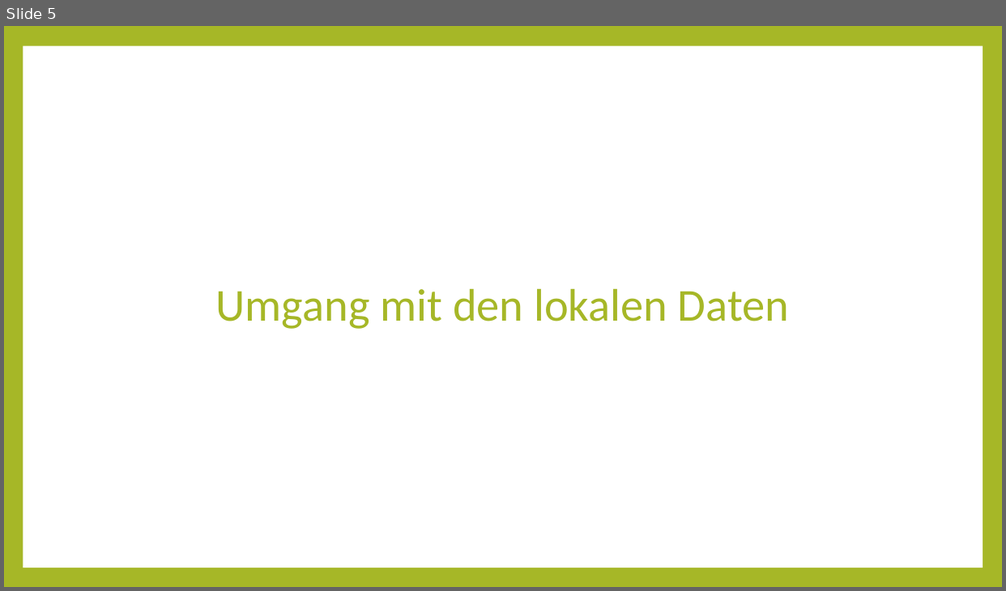
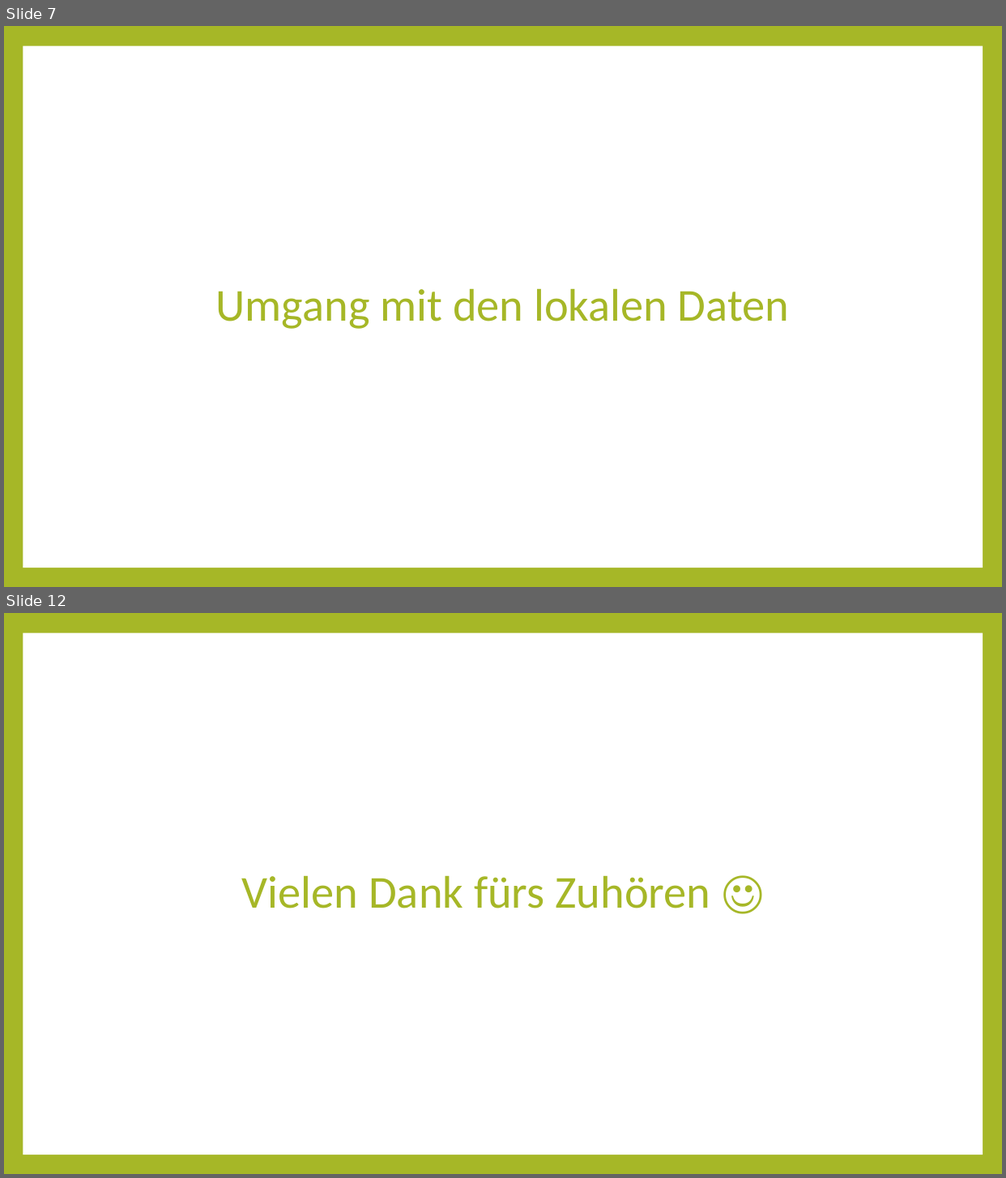
Before and after one commit to errorsHurt/KivyTodoList, a slide deck: dokumentation/Kivy Präsi.pptx. Shown one above the other, each under a label of ours: slide 5 before the commit, slides 7 and 12 after it; the slides between them are not shown. The pictures are 1006x591 and 1006x1178 pixels, drawn with LibreOffice and Linux fonts; fonts in the diff are those of the drawing. Boxes give left, top, right and bottom in pixels: in the first picture for what was removed or moved away, otherwise in the second. Text is boxed around its words. In the diff, an @@ line names an element or a change of style, - is before the commit and + after.

```diff
--- a/dokumentation/Kivy Präsi.pptx
+++ b/dokumentation/Kivy Präsi.pptx
@@ slide 12 added at bbox=[4, 613, 1002, 1174], background #A6B727; not listed: 1 template element that a slide beside it also shows @@
@@ title added at bbox=[242, 875, 710, 909], 44 pt, text #A6B727 @@
+Vielen Dank fürs Zuhören ☺
@@ what was slide 5 is now slide 7 @@
```
Also in this commit, not shown: 3 slides changed, 3 other slides added.
